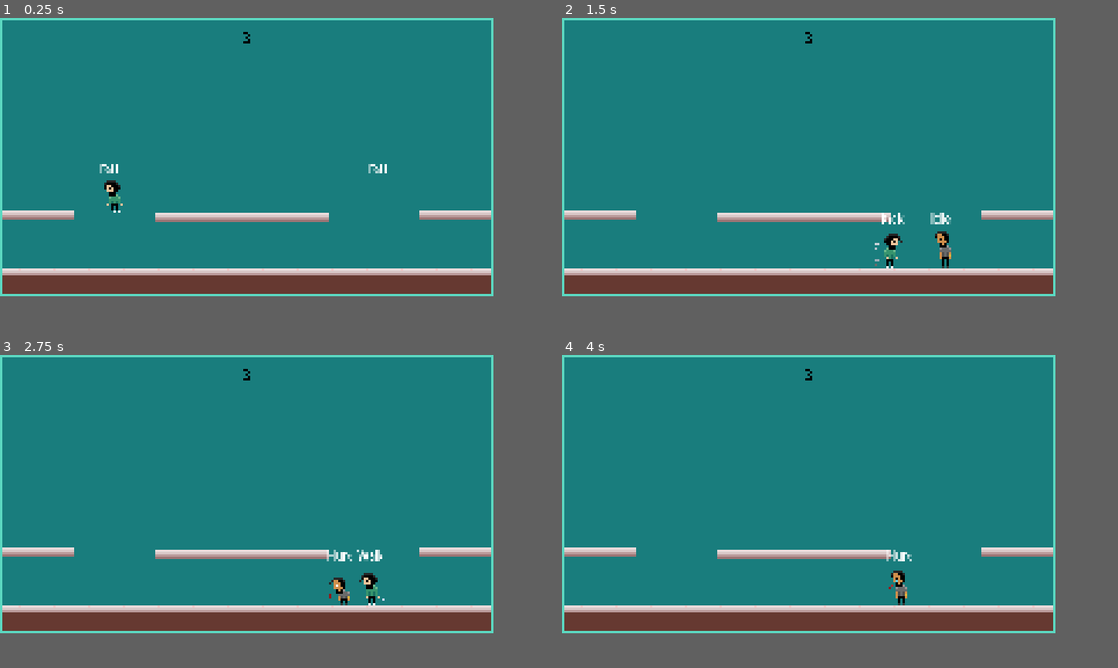
Above: before the commit, frames 1-4 (two rows, left to right).
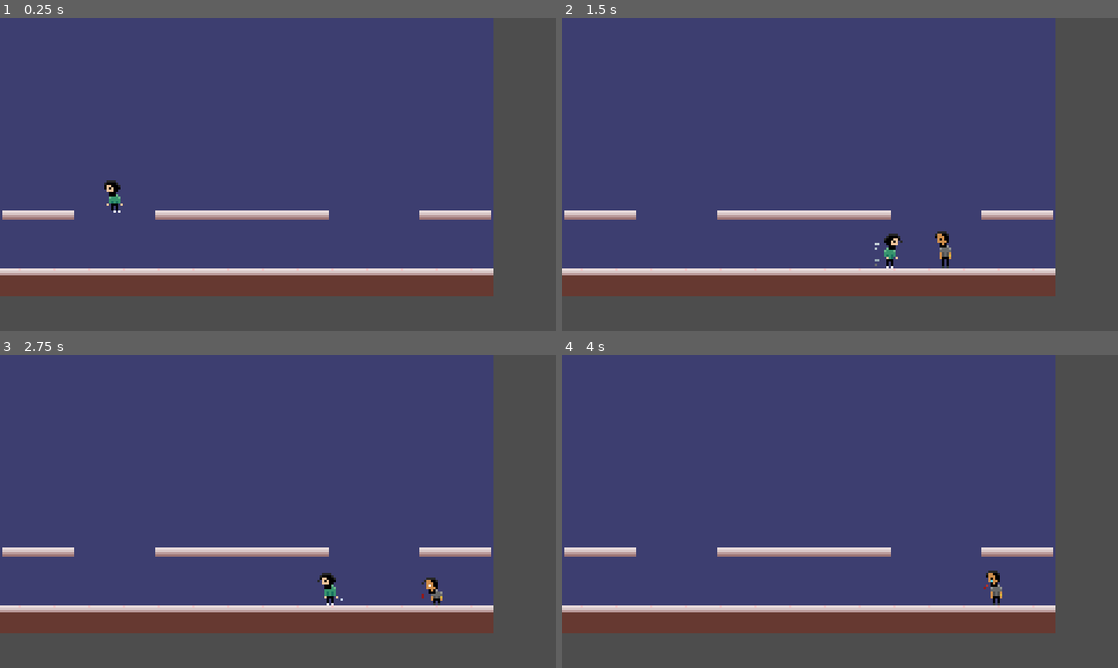
Above: after the commit, the same moments.

Repository: zequintino/showdown_in_the_sky
Game: Godot game, scene res://scenes/main.tscn
Same seed, same stepped clock (60 frames per second), same inputs: the game is played once before the commit and once after it.
Inputs:
- Up to frame 1 (0.25 s): no input
- Up to frame 2 (1.5 s): hold D (move_right_1) from 0.53 s (still down); tap F (dash_1) at 0.6 s; tap Space (jump_1) at 0.77 s; tap G (kick_1) at 1.35 s
- Up to frame 3 (2.75 s): tap Space (jump_1) at 1.52 s; release D (move_right_1) at 2.03 s; hold A (move_left_1) from 2.03 s (still down); tap Ctrl (punch_1) at 2.1 s
- Up to frame 4 (4 s): release A (move_left_1) at 2.78 s; hold D (move_right_1) from 2.78 s (still down); tap F (dash_1) at 2.85 s; tap Space (jump_1) at 3.02, 3.77 s; tap G (kick_1) at 3.6 s
The window is 639x360 before the commit and 720x405 after it. Grey fills any space a smaller window leaves; there, only what the larger window draws over its background counts as a difference.

The runs differ from the first frame. In frame 1, 71% of the frame differs, in the area x 0-89%, y 0-89%; in frame 2, 70%; in frame 3, 71%; in frame 4, 71%.

Commit message:
snapshot before new viewport res

Diff:
--- a/project.godot
+++ b/project.godot
@@ -21,8 +21,8 @@
 
 [display]
 
-window/size/viewport_width=213
-window/size/viewport_height=120
+window/size/viewport_width=240
+window/size/viewport_height=135
 window/size/resizable=false
 window/size/window_width_override=1280
 window/size/window_height_override=720
--- a/scenes/platform.tscn
+++ b/scenes/platform.tscn
@@ -33,7 +33,6 @@
 [node name="Platform" type="Path2D"]
 curve = SubResource("Curve2D_fbq2g")
 script = ExtResource("1_j2q25")
-speed = null
 
 [node name="PathFollow" type="PathFollow2D" parent="."]
 position = Vector2(0, 23)
@@ -112,14 +111,15 @@
 one_way_collision = true
 
 [node name="PointLight" type="PointLight2D" parent="PathFollow"]
-position = Vector2(-8, -2.90085e-07)
+position = Vector2(13.4832, -1.5)
 rotation = 1.5708
-scale = Vector2(18, 6)
-color = Color(0.156863, 0.376471, 0.407843, 0.0588235)
+scale = Vector2(1.05402, 2.5246)
+color = Color(0.321569, 0.0901961, 0.4, 0.509804)
 energy = 0.0
 shadow_enabled = true
 shadow_filter_smooth = 64.0
 texture = SubResource("PlaceholderTexture2D_e1oe4")
+texture_scale = 18.0
 
 [node name="LightOccluder" type="LightOccluder2D" parent="PathFollow"]
 position = Vector2(-5, -1)
--- a/scenes/raj.tscn
+++ b/scenes/raj.tscn
@@ -242,6 +242,7 @@
 [node name="Walk" parent="States" instance=ExtResource("10_rs67l")]
 
 [node name="StateLabel" type="Label" parent="."]
+visible = false
 texture_filter = 1
 texture_repeat = 1
 offset_left = -5.0
--- a/scenes/stage.tscn
+++ b/scenes/stage.tscn
@@ -2,12 +2,12 @@
 
 [ext_resource type="PackedScene" uid="uid://c40k1762ncvl8" path="res://scenes/platform.tscn" id="1_2shnp"]
 [ext_resource type="Script" path="res://scripts/stage.gd" id="1_hc3pc"]
-[ext_resource type="Texture2D" uid="uid://cyy4m2esnfcuf" path="res://assets/background.png" id="3_xq33k"]
+[ext_resource type="Texture2D" uid="uid://dyogoahpri788" path="res://scenes/background.png" id="4_1wfbr"]
 [ext_resource type="Texture2D" uid="uid://k2sb420ccspw" path="res://assets/timer.png" id="4_ikmgt"]
 [ext_resource type="Texture2D" uid="uid://bc1huyf4utfg8" path="res://assets/side_plat.png" id="4_q8mer"]
 
 [sub_resource type="RectangleShape2D" id="RectangleShape2D_o01b5"]
-size = Vector2(211, 11)
+size = Vector2(213, 12)
 
 [sub_resource type="RectangleShape2D" id="RectangleShape2D_hlyui"]
 size = Vector2(31, 4)
@@ -52,11 +52,12 @@
 collision_mask = 0
 script = ExtResource("1_hc3pc")
 
-[node name="MainFloorCollision" type="CollisionShape2D" parent="."]
-position = Vector2(0.5, 53.5)
-shape = SubResource("RectangleShape2D_o01b5")
+[node name="Platform" parent="." instance=ExtResource("1_2shnp")]
+position = Vector2(0, -1)
 
-[node name="Sprite2D" type="Sprite2D" parent="."]
+[node name="Sprites" type="Node2D" parent="."]
+
+[node name="StepLeftSprite" type="Sprite2D" parent="Sprites"]
 texture_filter = 1
 position = Vector2(-195, -48)
 texture = ExtResource("4_q8mer")
@@ -77,12 +78,7 @@
 "layer_section": true
 }
 
-[node name="CollisionShape2D" type="CollisionShape2D" parent="."]
-position = Vector2(-89.5, 25)
-shape = SubResource("RectangleShape2D_hlyui")
-one_way_collision = true
-
-[node name="Sprite2D2" type="Sprite2D" parent="."]
+[node name="StepRightSprite" type="Sprite2D" parent="Sprites"]
 texture_filter = 1
 position = Vector2(-15, -48)
 texture = ExtResource("4_q8mer")
@@ -103,16 +99,11 @@
 "layer_section": true
 }
 
-[node name="CollisionShape2D2" type="CollisionShape2D" parent="."]
-texture_filter = 1
-position = Vector2(90.5, 25)
-shape = SubResource("RectangleShape2D_nnykr")
-
-[node name="BackgroundSprite" type="Sprite2D" parent="."]
+[node name="BackgroundSprite" type="Sprite2D" parent="Sprites"]
 z_index = -1
 texture_filter = 1
 position = Vector2(-106, -60)
-texture = ExtResource("3_xq33k")
+texture = ExtResource("4_1wfbr")
 centered = false
 metadata/_aseprite_wizard_config_ = {
 "i_mode": 1,
@@ -130,14 +121,30 @@
 "layer_section": true
 }
 
-[node name="Platform" parent="." instance=ExtResource("1_2shnp")]
+[node name="MainFloorCollision" type="CollisionShape2D" parent="."]
+position = Vector2(0.5, 54)
+shape = SubResource("RectangleShape2D_o01b5")
 
-[node name="TimerSprite" type="Sprite2D" parent="."]
+[node name="StepLeftCollision" type="CollisionShape2D" parent="."]
+position = Vector2(-89.5, 25)
+shape = SubResource("RectangleShape2D_hlyui")
+one_way_collision = true
+
+[node name="StepRightCollision" type="CollisionShape2D" parent="."]
+texture_filter = 1
+position = Vector2(90.5, 25)
+shape = SubResource("RectangleShape2D_nnykr")
+one_way_collision = true
+
+[node name="CanvasLayer" type="CanvasLayer" parent="."]
+
+[node name="TimerSprite" type="Sprite2D" parent="CanvasLayer"]
 texture_filter = 1
 position = Vector2(-5, -54)
 texture = ExtResource("4_ikmgt")
 hframes = 2
 vframes = 2
+frame = 2
 metadata/_aseprite_wizard_config_ = {
 "i_mode": 0,
 "keep_anim_length": false,
@@ -154,11 +161,11 @@
 "layer_section": true
 }
 
-[node name="AnimationPlayer" type="AnimationPlayer" parent="TimerSprite"]
+[node name="AnimationPlayer" type="AnimationPlayer" parent="CanvasLayer/TimerSprite"]
 libraries = {
 "": SubResource("AnimationLibrary_pbwll")
 }
 
-[node name="Timer" type="Timer" parent="TimerSprite"]
+[node name="Timer" type="Timer" parent="CanvasLayer/TimerSprite"]
 wait_time = 3.0
 one_shot = true
--- a/scenes/ze.tscn
+++ b/scenes/ze.tscn
@@ -268,6 +268,7 @@
 [node name="Walk" parent="States" instance=ExtResource("5_2ceqa")]
 
 [node name="StateLabel" type="Label" parent="."]
+visible = false
 texture_filter = 1
 texture_repeat = 1
 offset_left = -5.0
--- a/scripts/platform.gd
+++ b/scripts/platform.gd
@@ -6,6 +6,7 @@
 @onready var point_light = $PathFollow/PointLight
 @onready var timer = Node
 @onready var timer_sprite = Node2D
+@onready var canvas_layer = Node2D
 
 @export var speed: float = 1.0
 
@@ -16,7 +17,8 @@
 
 
 func _ready():
-	timer_sprite = parent.get_node("TimerSprite")
+	canvas_layer = parent.get_node("CanvasLayer")
+	timer_sprite = canvas_layer.get_node("TimerSprite")
 	timer = timer_sprite.get_node("Timer")
 
 
@@ -27,7 +29,6 @@
 
 
 func handle_movement(delta):
-	print(platform_path_follow.progress)
 	if controlling_platform:
 		if platform_path_follow.progress < progress_max:
 			platform_path_follow.progress += speed * delta
@@ -45,17 +46,17 @@
 		progress_bar.value += 1
 	else:
 		progress_bar.value -= 1
-	handle_light()
+	handle_ufo_light()
 
 
 
-func handle_light():
+func handle_ufo_light():
 	if controlling_platform:
-		if point_light.energy < 9.0:
-			point_light.energy += 0.01
+		if point_light.energy < 16.0:
+			point_light.energy += 0.011
 	else:
 		if point_light.energy > 0.0:
-			point_light.energy -= 0.01
+			point_light.energy -= 0.011
 
 
 
--- a/scripts/stage.gd
+++ b/scripts/stage.gd
@@ -4,9 +4,9 @@
 @export var round_finished = false
 @export var counting_down = false
 
-@onready var timer_sprite = $TimerSprite
-@onready var animation_player = $TimerSprite/AnimationPlayer
-@onready var timer = $TimerSprite/Timer
+# @onready var timer_sprite = $TimerSprite
+# @onready var animation_player = $TimerSprite/AnimationPlayer
+# @onready var timer = $TimerSprite/Timer
 
 
 func _ready():
Binary file changed: aseprite/background.aseprite
Binary file added: scenes/background.png
Not shown, added: scenes/background.png.import
